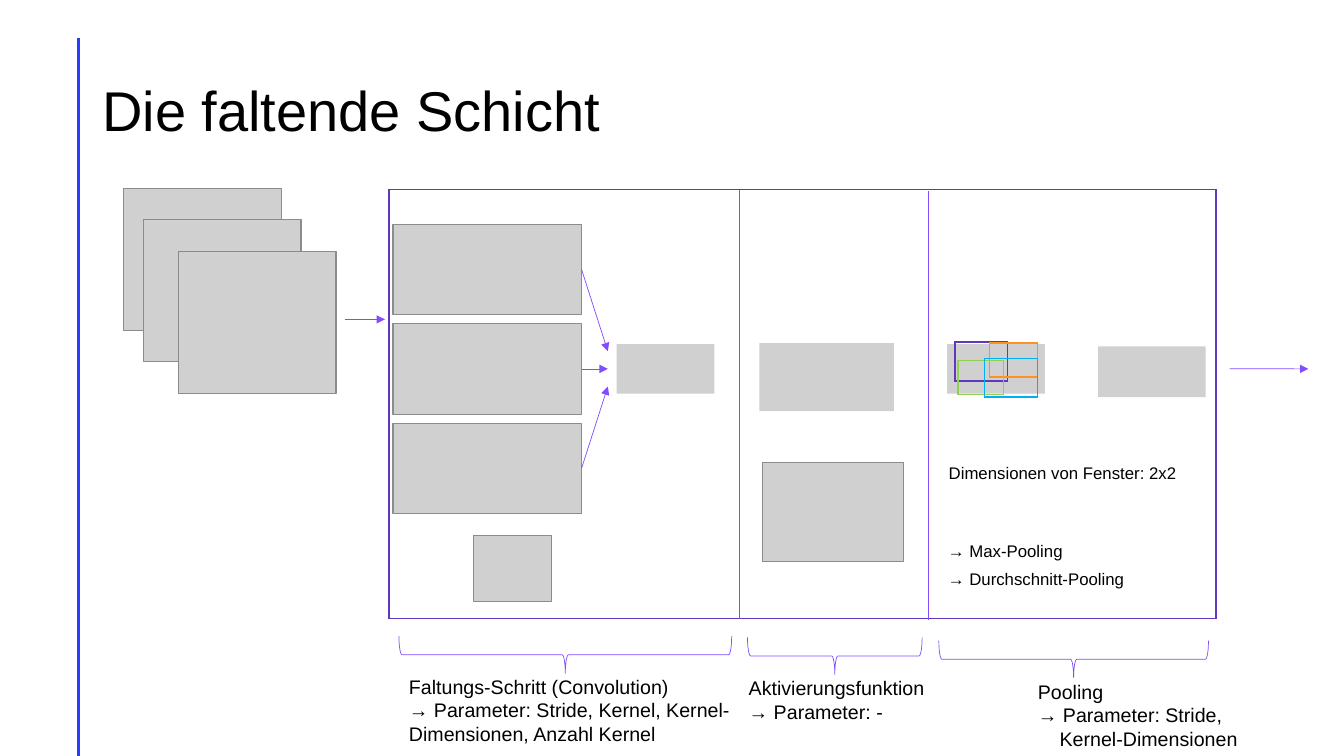
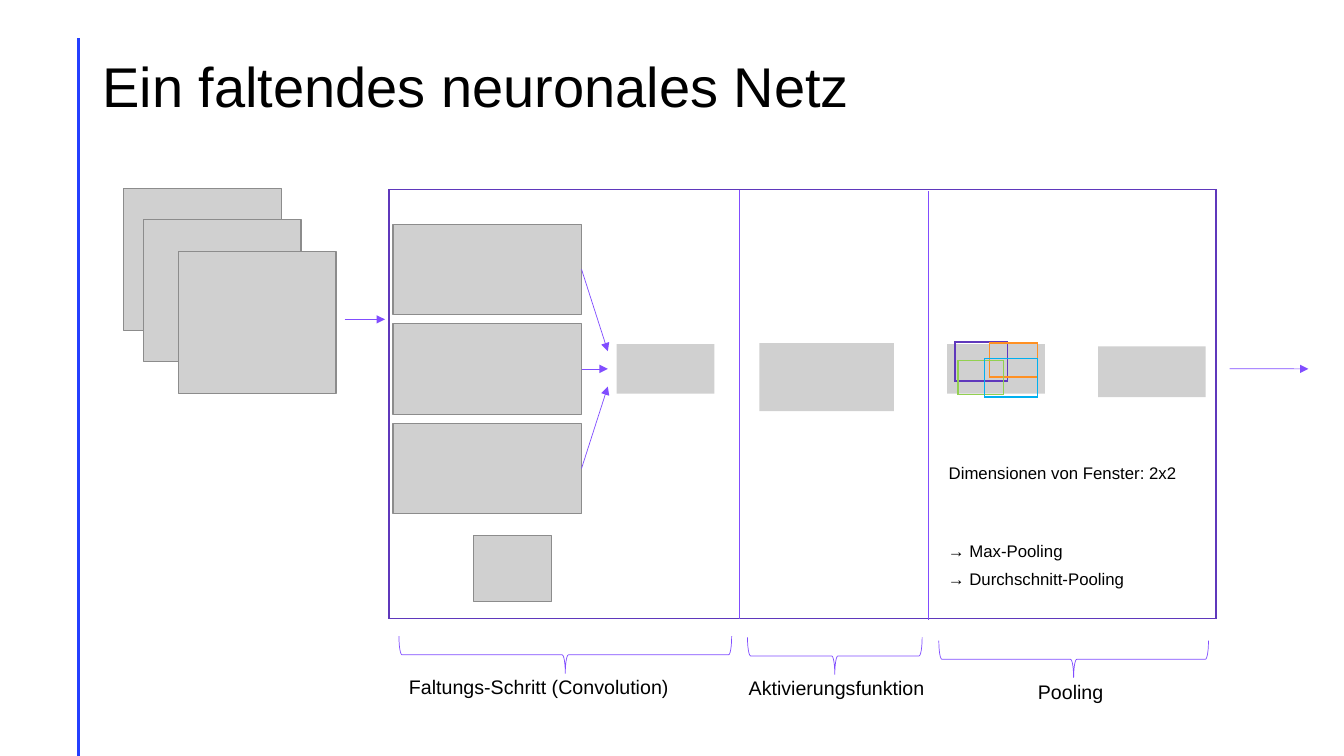
Before and after one commit to LeChummpy/PK, a slide deck: slide 19 of Präsi/präsi (3).pptx (slide 14 before the commit). Drawn at 1344x756 pixels with LibreOffice and Linux fonts; fonts in the diff are those of the drawing; grey boxes stand for pictures. Boxes give left, top, right and bottom in pixels: in the first picture for what was removed or moved away, otherwise in the second. Text is boxed around its words. In the diff, an @@ line names an element or a change of style, - is before the commit and + after.

```diff
--- a/Präsi/präsi (3).pptx
+++ b/Präsi/präsi (3).pptx
@@ title added at bbox=[102, 66, 849, 108], 40 pt, text #000000 @@
+Ein faltendes neuronales Netz
@@ title removed at bbox=[102, 90, 600, 132] @@
-Die faltende Schicht
@@ picture removed at bbox=[762, 463, 903, 563] @@
@@ text at bbox=[409, 679, 669, 698]: text changed @@
-Faltungs-Schritt (Convolution)
-→ Parameter: Stride, Kernel, Kernel-Dimensionen, Anzahl Kernel
+Faltungs-Schritt (Convolution)
@@ text at bbox=[749, 680, 925, 699]: text changed @@
-Aktivierungsfunktion
-→ Parameter: -
+Aktivierungsfunktion
@@ text at bbox=[1038, 684, 1103, 703]: text changed @@
-Pooling
-→ Parameter: Stride,
-Kernel-Dimensionen
+Pooling
```
Also in this commit, not shown: 17 other slides changed, 6 slides added, 1 slide removed, 2 other files.
